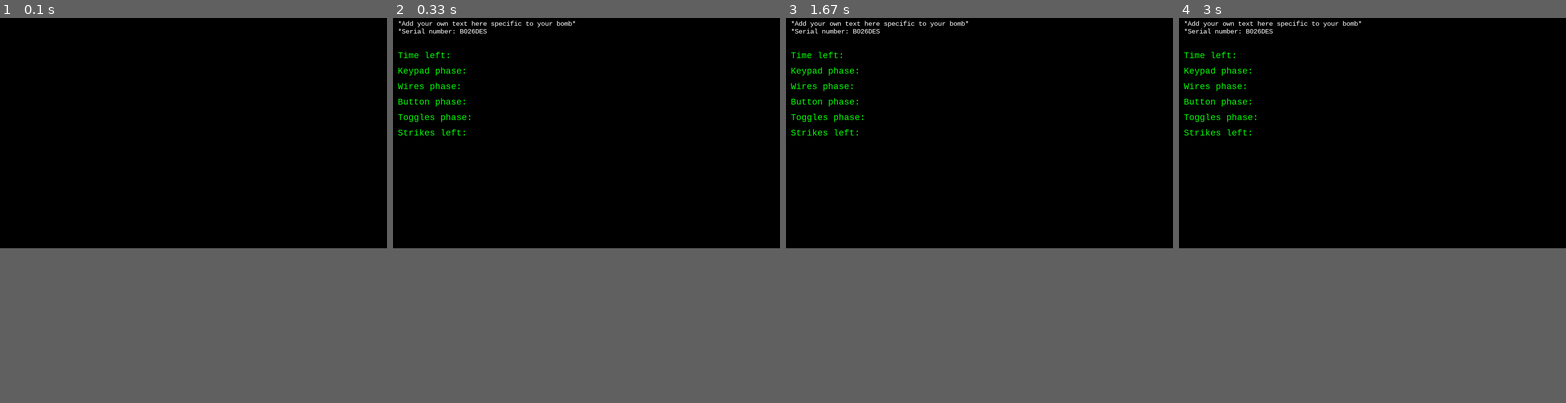
Above: before the commit, frames 1-4 (left to right).
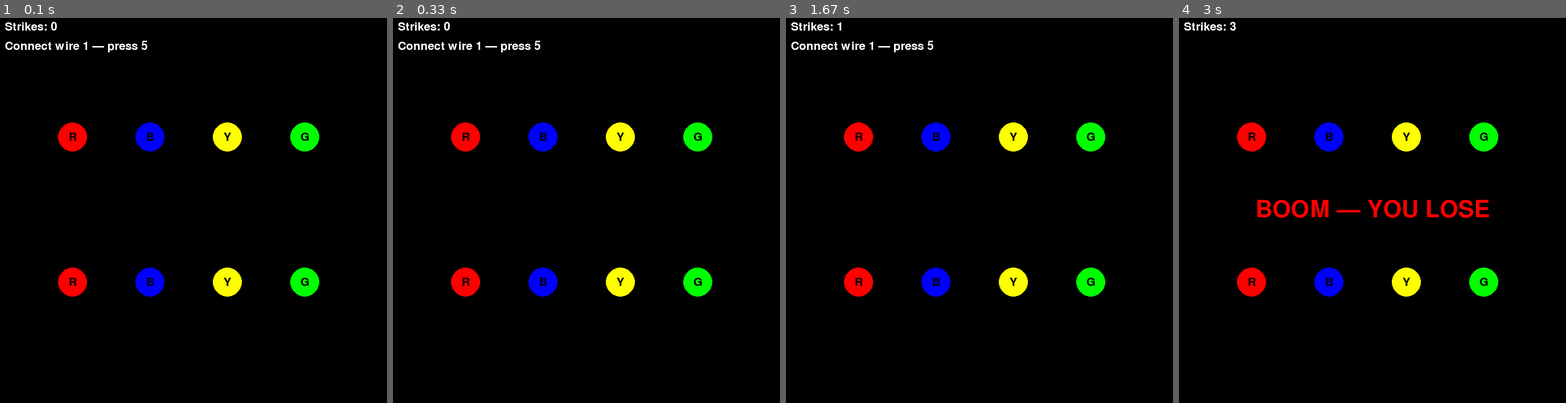
Above: after the commit, the same moments.

Repository: charles-kahlenberg/Bomb-defusal
Game: pygame game, started from bomb.py
Same seed, same stepped clock (60 frames per second), same inputs: the game is played once before the commit and once after it.
Inputs:
- Up to frame 1 (0.1 s): no input
- Up to frame 2 (0.33 s): no input
- Up to frame 3 (1.67 s): tap Enter at 0.33 s
- Up to frame 4 (3 s): tap Space at 1.67, 2.07, 2.37 s
In our replay, the window is 800x480 before the commit and 800x800 after it. These sizes can differ from the game's own. Grey fills any space a smaller window leaves; there, only what the larger window draws over its background counts as a difference.

The runs differ from the first frame. In frame 1, 3.8% of the frame differs, in the area x 1-83%, y 1-73%; in frame 2, 4.7%; in frame 3, 4.7%; in frame 4, 5.5%, in the area x 1-83%, y 0-73%.

Commit message:
made wires GUI.py functional with the whole project

Diff:
--- a/Wires GUI.py
+++ b/Wires GUI.py
@@ -33,41 +33,55 @@
         self.color = color
         self.end_position = end_position
         self.start_position = start_position
+
     #Getters
     def get_color(self):
         return self.color
+
     def get_end_position(self):
         return self.end_position
+
     def get_start_position(self):
         return self.start_position
+
     #Setters
     def set_color(self, color):
         self.color = color
+
     def set_end_position(self, end_position):
         self.end_position = end_position
+
     def set_start_position(self, start_position):
         self.start_position = start_position
+
     #Methods
     def draw(self, screen):
         pass
+
     def check_attached(self, wires):
         pass
 
+
 class RedWire(WiresGUI):
     def __init__(self, end_position, start_position):
         super().__init__("red", end_position, start_position)
         self.expected_key = K_5
+
     def draw(self, screen):
         draw.line(screen, (255, 0, 0), self.start_position, self.end_position, 5)
-    def check_attached(self, pressed_key):
-        return pressed_key == self.expected_key
+
+    def check_attached(self, pressed_key):
+        return pressed_key == self.expected_key
+
 
 class BlueWire(WiresGUI):
     def __init__(self, end_position, start_position):
         super().__init__("blue", end_position, start_position)
         self.expected_key = K_6
+
     def draw(self, screen):
         draw.line(screen, (0, 0, 255), self.start_position, self.end_position, 5)
+
     def check_attached(self, pressed_key):
         return pressed_key == self.expected_key
 
@@ -76,155 +90,196 @@
     def __init__(self, end_position, start_position):
         super().__init__("yellow", end_position, start_position)
         self.expected_key = K_7
+
     def draw(self, screen):
         draw.line(screen, (255, 255, 0), self.start_position, self.end_position, 5)
-    def check_attached(self, pressed_key):
-        return pressed_key == self.expected_key
+
+    def check_attached(self, pressed_key):
+        return pressed_key == self.expected_key
+
 
 class GreenWire(WiresGUI):
     def __init__(self, end_position, start_position):
         super().__init__("green", end_position, start_position)
         self.expected_key = K_8
+
     def draw(self, screen):
         draw.line(screen, (0, 255, 0), self.start_position, self.end_position, 5)
-    def check_attached(self, pressed_key):
-        return pressed_key == self.expected_key
-# Set up colors
-white = (255, 255, 255)
-black = (0, 0, 0)
-red = (255, 0, 0)
-blue = (0, 0, 255)
-yellow = (255, 255, 0)
-green = (0, 255, 0)
-
-
-#Main Program
-pygame.init()
-screen = display.set_mode((800, 800))
-display.set_caption("Wires GUI")
-
-#Variables
-strike_count = 0
-pygame.font.init()
-font = pygame.font.SysFont(None, 36)
-
-
-# create / set up any sprites necessary.
-
-# Define circles for wire connection points
-
-circle_radius = 30
-
-# Top row (input wires) - 4 columns evenly spaced
-circle1_x, circle1_y = 150, 250   # Red input
-circle2_x, circle2_y = 310, 250   # Blue input
-circle3_x, circle3_y = 470, 250   # Yellow input
-circle4_x, circle4_y = 630, 250   # Green input
-
-# Bottom row (output wires) - 4 columns evenly spaced
-circle5_x, circle5_y = 150, 550   # Red output
-circle6_x, circle6_y = 310, 550   # Blue output
-circle7_x, circle7_y = 470, 550   # Yellow output
-circle8_x, circle8_y = 630, 550   # Green output
-
-#Draw circles
-
-print("Watch the wires! Pressed the designate key that corresponds to the wire color to cut it. Red = R, Green = G, Blue = B, Yellow = Y")
-
-# Wire objects (created once; drawn each frame when connected)
-red_wire = RedWire((circle5_x, circle5_y), (circle1_x, circle1_y))
-blue_wire = BlueWire((circle6_x, circle6_y), (circle2_x, circle2_y))
-yellow_wire = YellowWire((circle7_x, circle7_y), (circle3_x, circle3_y))
-green_wire = GreenWire((circle8_x, circle8_y), (circle4_x, circle4_y))
-
-# Which wires have been connected
-connected = {"red": False, "blue": False, "yellow": False, "green": False}
-
-# Sequential order: player must connect these wires one at a time, in order.
-wires_in_order = [red_wire, blue_wire, yellow_wire, green_wire] #Claude gave me this so that I could get the Wires in order
-current_index = 0
-game_over = False
-won = False
-big_font = pygame.font.SysFont(None, 72)
-
-clock = pygame.time.Clock()
-
-while True:
-    for event in pygame.event.get():
-        if event.type == pygame.QUIT:
-            pygame.quit()
-            sys.exit()
-        if event.type == pygame.KEYDOWN and not game_over:
-            expected_wire = wires_in_order[current_index]
-            if expected_wire.check_attached(event.key):
-                connected[expected_wire.color] = True
-                current_index += 1
-                if current_index == len(wires_in_order):
-                    game_over = True
-                    won = True
-            else:
-                strike_count += 1
-                if strike_count >= 3:
-                    game_over = True
-                    won = False
-
-    # Clear the screen
-    screen.fill(black)
-
-    # Top row (input circles) Claude simplified and output all the circles
-    pygame.draw.circle(screen, red, (circle1_x, circle1_y), circle_radius)
-    screen.blit(font.render("R", True, black), font.render("R", True, black).get_rect(center=(circle1_x, circle1_y)))
-
-    pygame.draw.circle(screen, blue, (circle2_x, circle2_y), circle_radius)
-    screen.blit(font.render("B", True, black), font.render("B", True, black).get_rect(center=(circle2_x, circle2_y)))
-
-    pygame.draw.circle(screen, yellow, (circle3_x, circle3_y), circle_radius)
-    screen.blit(font.render("Y", True, black), font.render("Y", True, black).get_rect(center=(circle3_x, circle3_y)))
-
-    pygame.draw.circle(screen, green, (circle4_x, circle4_y), circle_radius)
-    screen.blit(font.render("G", True, black), font.render("G", True, black).get_rect(center=(circle4_x, circle4_y)))
-
-    # Bottom row (output circles)
-    pygame.draw.circle(screen, red, (circle5_x, circle5_y), circle_radius)
-    screen.blit(font.render("R", True, black), font.render("R", True, black).get_rect(center=(circle5_x, circle5_y)))
-
-    pygame.draw.circle(screen, blue, (circle6_x, circle6_y), circle_radius)
-    screen.blit(font.render("B", True, black), font.render("B", True, black).get_rect(center=(circle6_x, circle6_y)))
-
-    pygame.draw.circle(screen, yellow, (circle7_x, circle7_y), circle_radius)
-    screen.blit(font.render("Y", True, black), font.render("Y", True, black).get_rect(center=(circle7_x, circle7_y)))
-
-    pygame.draw.circle(screen, green, (circle8_x, circle8_y), circle_radius)
-    screen.blit(font.render("G", True, black), font.render("G", True, black).get_rect(center=(circle8_x, circle8_y)))
-
-    # Draw connected wires
-    if connected["red"]:
-        red_wire.draw(screen)
-    if connected["blue"]:
-        blue_wire.draw(screen)
-    if connected["yellow"]:
-        yellow_wire.draw(screen)
-    if connected["green"]:
-        green_wire.draw(screen)
-
-    # Strike counter
-    strike_text = font.render(f"Strikes: {strike_count}", True, white)
-    screen.blit(strike_text, (10, 10))
-
-    # Next-wire prompt
-    if not game_over:
-        prompt = font.render(
-            f"Connect wire {current_index + 1} \u2014 press {5 + current_index}",
-            True, white,
-        )
-        screen.blit(prompt, (10, 50))
-
-    # Win / lose overlay
-    if game_over:
-        msg = "YOU WIN!" if won else "BOOM \u2014 YOU LOSE"
-        msg_color = green if won else red
-        end_text = big_font.render(msg, True, msg_color)
-        screen.blit(end_text, end_text.get_rect(center=(400, 400)))
-
-    pygame.display.flip()
-    clock.tick(60)
+
+    def check_attached(self, pressed_key):
+        return pressed_key == self.expected_key
+
+
+def create_game_state():
+    # Set up colors
+    white = (255, 255, 255)
+    black = (0, 0, 0)
+    red = (255, 0, 0)
+    blue = (0, 0, 255)
+    yellow = (255, 255, 0)
+    green = (0, 255, 0)
+
+    # Variables
+    circle_radius = 30
+
+    # Top row (input wires) - 4 columns evenly spaced
+    circle1_x, circle1_y = 150, 250   # Red input
+    circle2_x, circle2_y = 310, 250   # Blue input
+    circle3_x, circle3_y = 470, 250   # Yellow input
+    circle4_x, circle4_y = 630, 250   # Green input
+
+    # Bottom row (output wires) - 4 columns evenly spaced
+    circle5_x, circle5_y = 150, 550   # Red output
+    circle6_x, circle6_y = 310, 550   # Blue output
+    circle7_x, circle7_y = 470, 550   # Yellow output
+    circle8_x, circle8_y = 630, 550   # Green output
+
+    return {
+        "colors": {
+            "white": white,
+            "black": black,
+            "red": red,
+            "blue": blue,
+            "yellow": yellow,
+            "green": green,
+        },
+        "circle_radius": circle_radius,
+        "points": {
+            "circle1": (circle1_x, circle1_y),
+            "circle2": (circle2_x, circle2_y),
+            "circle3": (circle3_x, circle3_y),
+            "circle4": (circle4_x, circle4_y),
+            "circle5": (circle5_x, circle5_y),
+            "circle6": (circle6_x, circle6_y),
+            "circle7": (circle7_x, circle7_y),
+            "circle8": (circle8_x, circle8_y),
+        },
+    }
+
+
+def draw_text_centered(surface, font, text, color, center):
+    text_surface = font.render(text, True, color)
+    surface.blit(text_surface, text_surface.get_rect(center=center))
+
+
+def main():
+    pygame.init()
+    pygame.font.init()
+
+    screen = display.set_mode((800, 800))
+    display.set_caption("Wires GUI")
+
+    strike_count = 0
+    font = pygame.font.SysFont(None, 36)
+    big_font = pygame.font.SysFont(None, 72)
+    clock = pygame.time.Clock()
+
+    state = create_game_state()
+    colors = state["colors"]
+    points = state["points"]
+    circle_radius = state["circle_radius"]
+
+    print("Watch the wires! Pressed the designate key that corresponds to the wire color to cut it. Red = R, Green = G, Blue = B, Yellow = Y")
+
+    # Wire objects (created once; drawn each frame when connected)
+    red_wire = RedWire(points["circle5"], points["circle1"])
+    blue_wire = BlueWire(points["circle6"], points["circle2"])
+    yellow_wire = YellowWire(points["circle7"], points["circle3"])
+    green_wire = GreenWire(points["circle8"], points["circle4"])
+
+    # Which wires have been connected
+    connected = {"red": False, "blue": False, "yellow": False, "green": False}
+
+    # Sequential order: player must connect these wires one at a time, in order.
+    wires_in_order = [red_wire, blue_wire, yellow_wire, green_wire]
+    current_index = 0
+    game_over = False
+    won = False
+
+    running = True
+    while running:
+        for event in pygame.event.get():
+            if event.type == pygame.QUIT:
+                running = False
+
+            if event.type == pygame.KEYDOWN and not game_over:
+                expected_wire = wires_in_order[current_index]
+                if expected_wire.check_attached(event.key):
+                    connected[expected_wire.color] = True
+                    current_index += 1
+                    if current_index == len(wires_in_order):
+                        game_over = True
+                        won = True
+                else:
+                    strike_count += 1
+                    if strike_count >= 3:
+                        game_over = True
+                        won = False
+
+        screen.fill(colors["black"])
+
+        # Top row (input circles)
+        pygame.draw.circle(screen, colors["red"], points["circle1"], circle_radius)
+        draw_text_centered(screen, font, "R", colors["black"], points["circle1"])
+
+        pygame.draw.circle(screen, colors["blue"], points["circle2"], circle_radius)
+        draw_text_centered(screen, font, "B", colors["black"], points["circle2"])
+
+        pygame.draw.circle(screen, colors["yellow"], points["circle3"], circle_radius)
+        draw_text_centered(screen, font, "Y", colors["black"], points["circle3"])
+
+        pygame.draw.circle(screen, colors["green"], points["circle4"], circle_radius)
+        draw_text_centered(screen, font, "G", colors["black"], points["circle4"])
+
+        # Bottom row (output circles)
+        pygame.draw.circle(screen, colors["red"], points["circle5"], circle_radius)
+        draw_text_centered(screen, font, "R", colors["black"], points["circle5"])
+
+        pygame.draw.circle(screen, colors["blue"], points["circle6"], circle_radius)
+        draw_text_centered(screen, font, "B", colors["black"], points["circle6"])
+
+        pygame.draw.circle(screen, colors["yellow"], points["circle7"], circle_radius)
+        draw_text_centered(screen, font, "Y", colors["black"], points["circle7"])
+
+        pygame.draw.circle(screen, colors["green"], points["circle8"], circle_radius)
+        draw_text_centered(screen, font, "G", colors["black"], points["circle8"])
+
+        # Draw connected wires
+        if connected["red"]:
+            red_wire.draw(screen)
+        if connected["blue"]:
+            blue_wire.draw(screen)
+        if connected["yellow"]:
+            yellow_wire.draw(screen)
+        if connected["green"]:
+            green_wire.draw(screen)
+
+        # Strike counter
+        strike_text = font.render(f"Strikes: {strike_count}", True, colors["white"])
+        screen.blit(strike_text, (10, 10))
+
+        # Next-wire prompt
+        if not game_over:
+            prompt = font.render(
+                f"Connect wire {current_index + 1} — press {5 + current_index}",
+                True,
+                colors["white"],
+            )
+            screen.blit(prompt, (10, 50))
+
+        # Win / lose overlay
+        if game_over:
+            msg = "YOU WIN!" if won else "BOOM — YOU LOSE"
+            msg_color = colors["green"] if won else colors["red"]
+            end_text = big_font.render(msg, True, msg_color)
+            screen.blit(end_text, end_text.get_rect(center=(400, 400)))
+
+        pygame.display.flip()
+        clock.tick(60)
+
+    pygame.quit()
+    return 0
+
+
+if __name__ == "__main__":
+    raise SystemExit(main())
--- a/bomb.py
+++ b/bomb.py
@@ -9,6 +9,20 @@
 # import the phases
 from bomb_phases import *
 import pygame
+import sys
+from pathlib import Path
+
+# import the wires GUI module by file path
+def import_wires_gui():
+    import importlib.util
+
+    project_dir = Path(__file__).resolve().parent
+    wires_path = project_dir / "Wires GUI.py"
+
+    spec = importlib.util.spec_from_file_location("wires_gui", wires_path)
+    module = importlib.util.module_from_spec(spec)
+    spec.loader.exec_module(module)
+    return module
 
 ###########
 # functions
@@ -163,11 +177,24 @@
     for pin in button._rgb:
         pin.value = True
 
+def main():
+    # launch the wires GUI immediately
+    wires_gui = import_wires_gui()
+    return wires_gui.main()
+
 ######
 # MAIN
 ######
 
-# initialize the LCD GUI (pygame)
+if __name__ == "__main__":
+    raise SystemExit(main())
+gui = Lcd()
+
+# initialize the bomb strikes and active phases (i.e., not yet defused)
+strikes_left = NUM_STRIKES
+active_phases = NUM_PHASES
+
+# "boot" the bomb (schedule the bootup)
 gui = Lcd()
 
 # initialize the bomb strikes and active phases (i.e., not yet defused)
